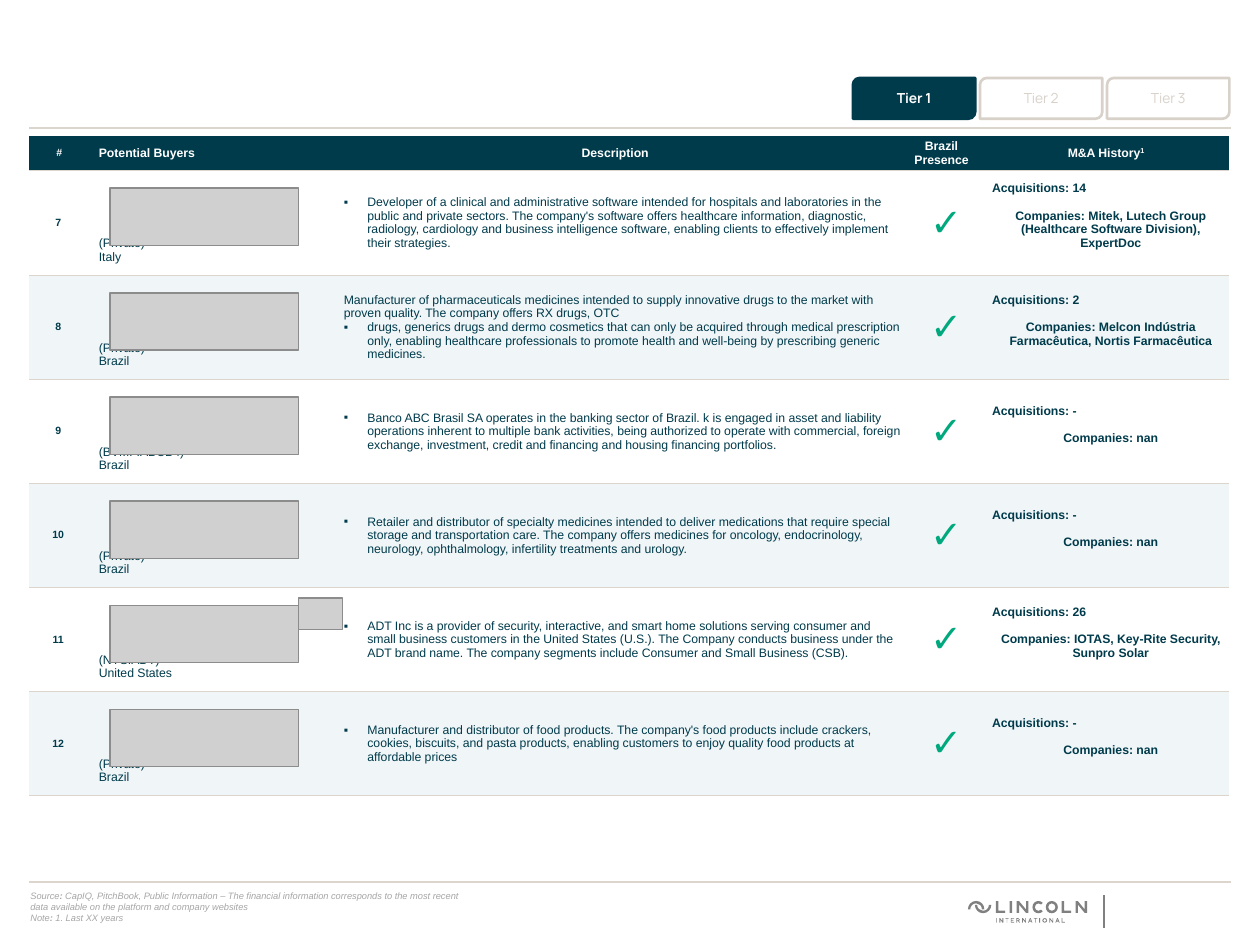
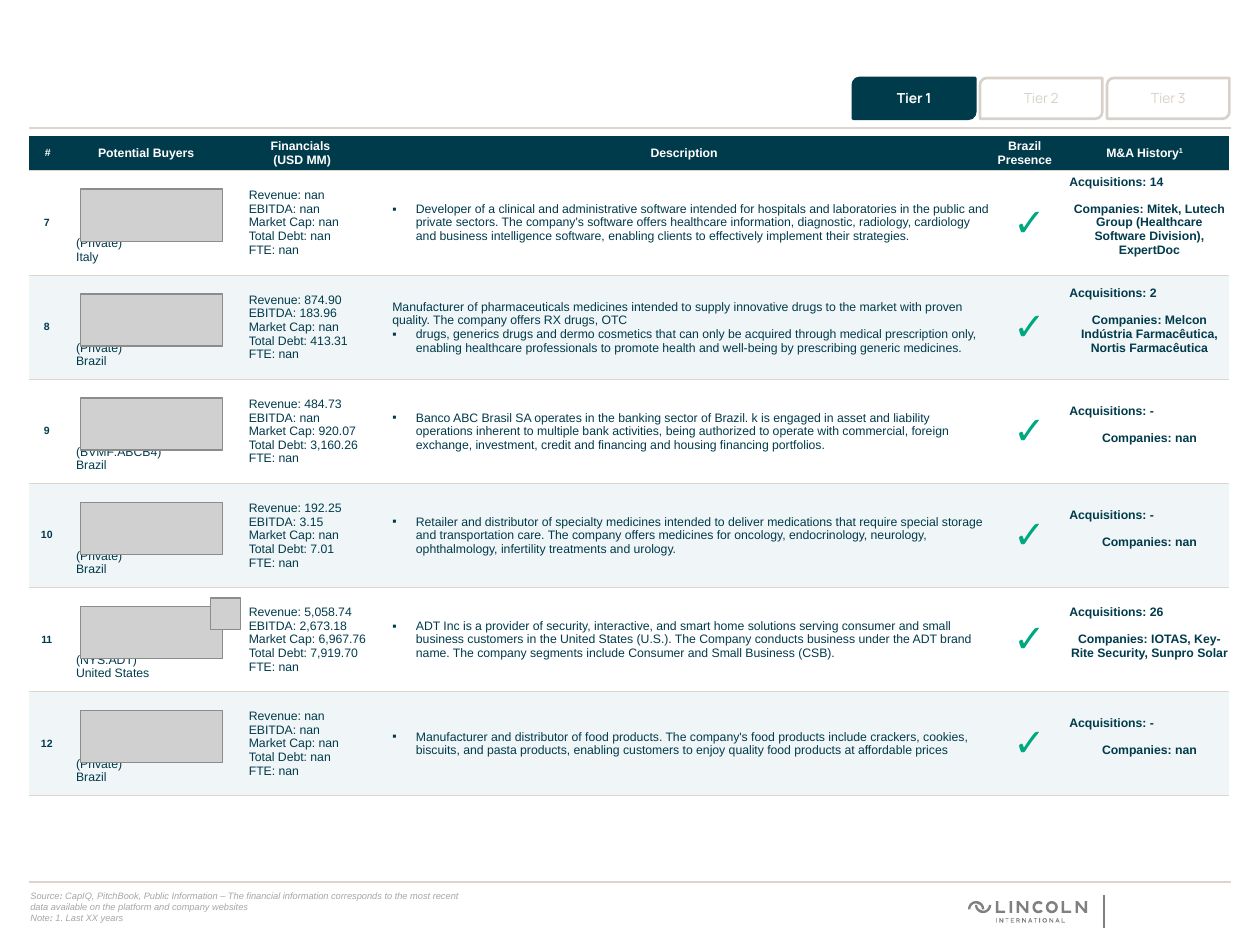
Before and after one commit to gabrielgreisen/IB-pptx-opt-linc, a slide deck: slide 7 of buyers_presentation.pptx. Drawn at 1260x945 pixels with LibreOffice and Linux fonts; fonts in the diff are those of the drawing; grey boxes stand for pictures; background and template pictures are left out. Boxes give left, top, right and bottom in pixels: in the first picture for what was removed or moved away, otherwise in the second. Text is boxed around its words. In the diff, an @@ line names an element or a change of style, - is before the commit and + after.

```diff
--- a/buyers_presentation.pptx
+++ b/buyers_presentation.pptx
@@ table at [29,136,1228,796] @@
+column 3: Financials / (USD MM) | Revenue: nan EBITDA: nan Market Cap: nan Total Debt: nan FTE: nan | Revenue: 874.90 EBITDA: 183.96 Market Cap: nan Total Debt: 413.31 FTE: nan | Revenue: 484.73 EBITDA: nan Market Cap: 920.07 Total Debt: 3,160.26 FTE: nan | Revenue: 192.25 EBITDA: 3.15 Market Cap: nan Total Debt: 7.01 FTE: nan | Revenue: 5,058.74 EBITDA: 2,673.18 Market Cap: 6,967.76 Total Debt: 7,919.70 FTE: nan | Revenue: nan EBITDA: nan Market Cap: nan Total Debt: nan FTE: nan
@@ picture: place and size @@
-picture at [110,188,299,246]
+picture at [81,189,223,242]
@@ picture: place and size @@
-picture at [110,294,299,350]
+picture at [81,294,223,345]
@@ picture: place and size @@
-picture at [110,397,299,454]
+picture at [81,398,223,450]
@@ picture: place and size @@
-picture at [110,501,299,558]
+picture at [81,503,223,554]
@@ picture: place and size @@
-picture at [299,598,343,630]
+picture at [210,598,241,630]
@@ picture: place and size @@
-picture at [110,605,299,662]
+picture at [81,606,223,658]
@@ picture: place and size @@
-picture at [110,709,299,766]
+picture at [81,711,223,762]
```
Also in this commit, not shown: 2 other slides changed, 2 other files.
